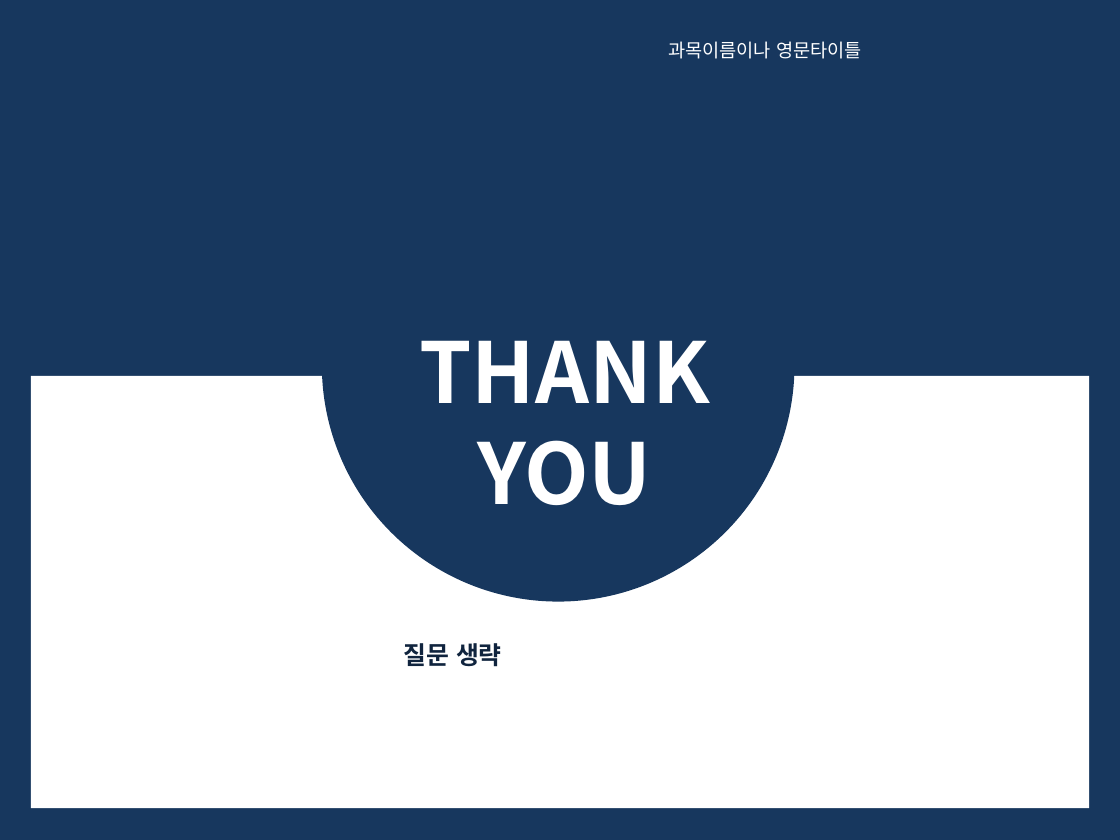
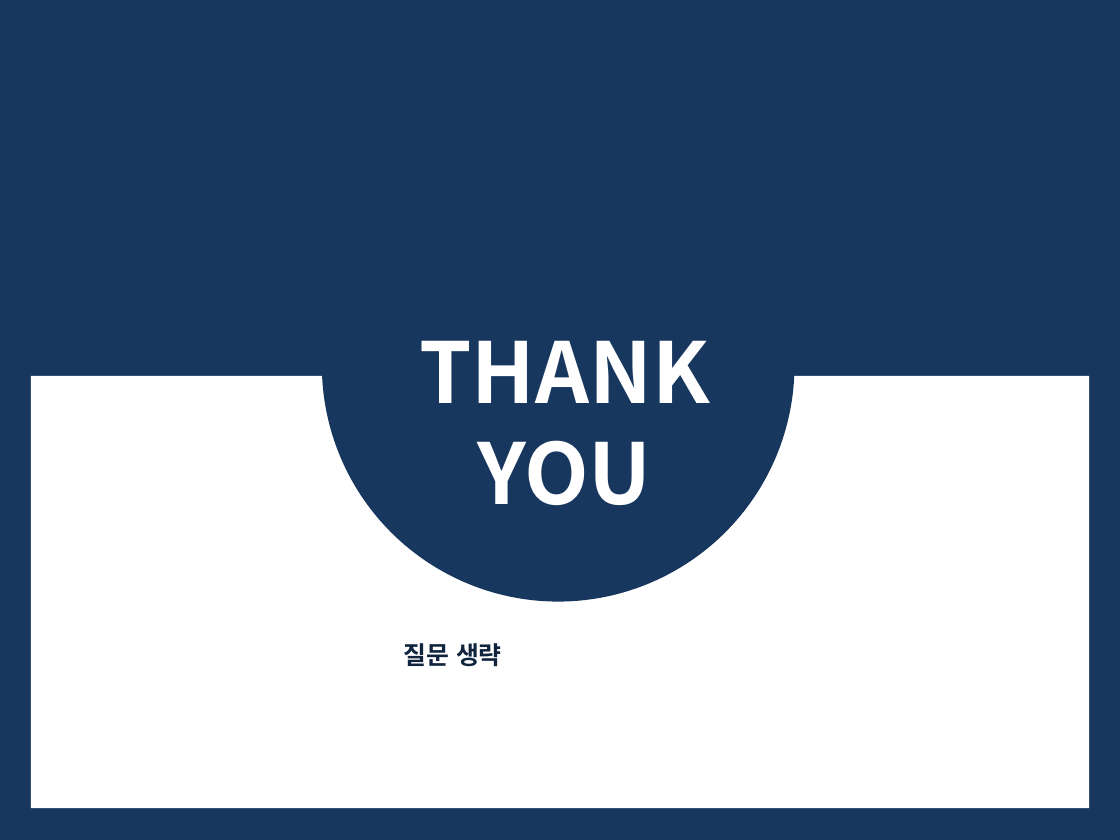
Before and after one commit to ppjjhh0911/BigdataUI, a slide deck: slide 5 of 4팀- MBTI 유형.pptx. Drawn at 1120x840 pixels with LibreOffice and Linux fonts; fonts in the diff are those of the drawing. Boxes give left, top, right and bottom in pixels: in the first picture for what was removed or moved away, otherwise in the second. Text is boxed around its words. In the diff, an @@ line names an element or a change of style, - is before the commit and + after.

```diff
--- a/4팀- MBTI 유형.pptx
+++ b/4팀- MBTI 유형.pptx
@@ text removed at [668,41,862,59] @@
-과목이름이나 영문타이틀
```
Also in this commit, not shown: 2 other slides changed.
